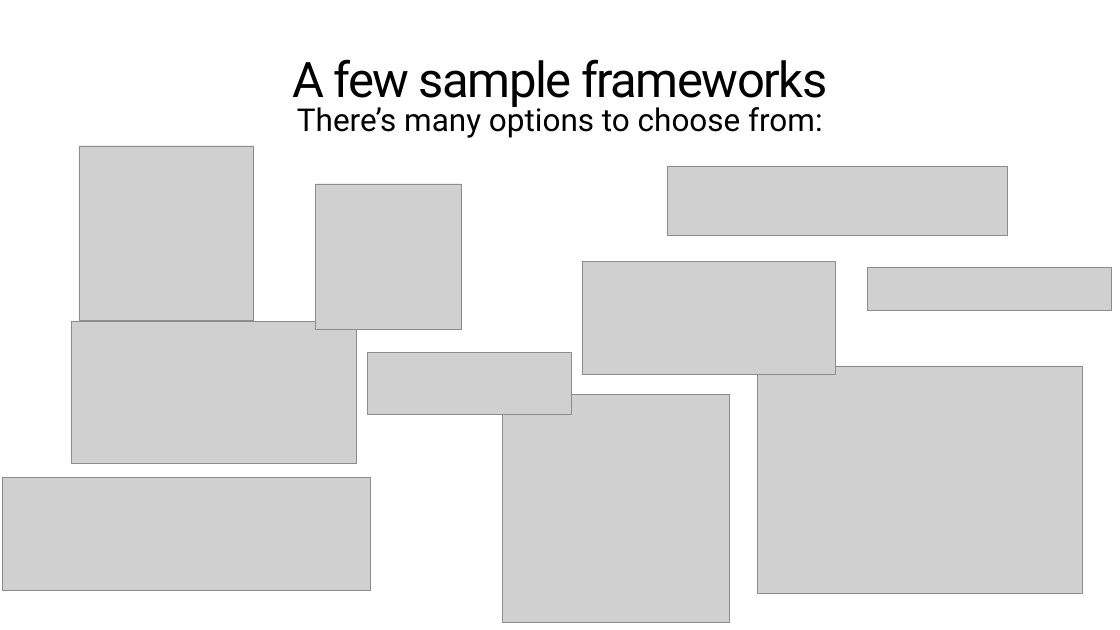
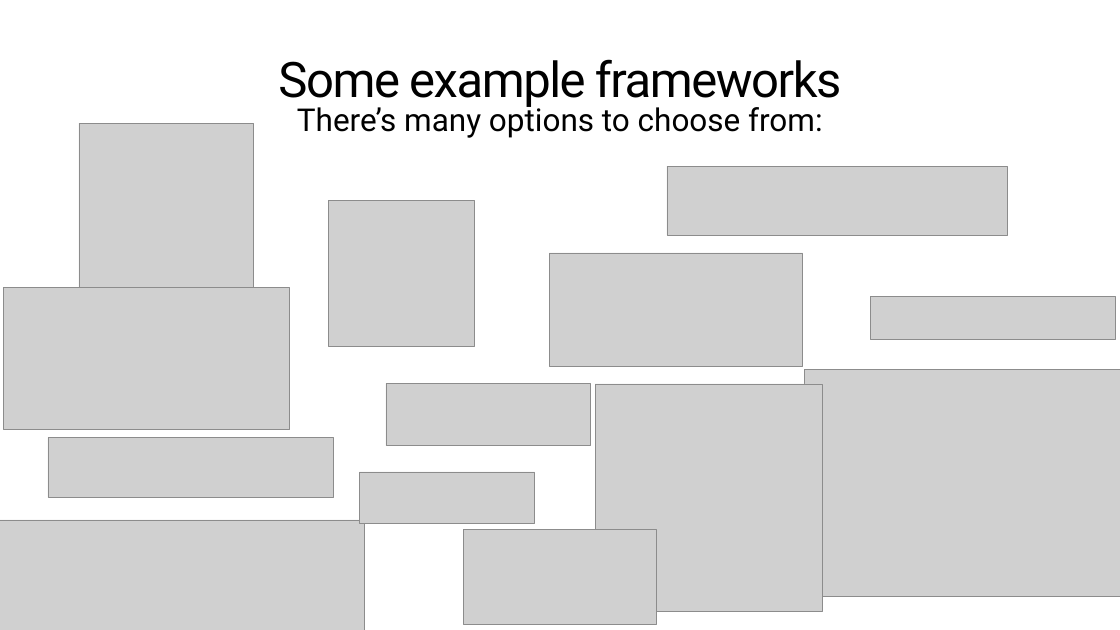
Before and after one commit to tjdev7/reactatx-css-frameworks-samples, a slide deck: slide 9 of presentationslide/CSS-Frameworks-ReactATX-Presentation.pptx. Drawn at 1120x630 pixels with LibreOffice and Linux fonts; fonts in the diff are those of the drawing; grey boxes stand for pictures. Boxes give left, top, right and bottom in pixels: in the first picture for what was removed or moved away, otherwise in the second. Text is boxed around its words. In the diff, an @@ line names an element or a change of style, - is before the commit and + after.

Commit message:
reactatx-css-frameworks-04
- Minor update to presentations
- Added logos from frameworks in a separate folder. For future reference

```diff
--- a/presentationslide/CSS-Frameworks-ReactATX-Presentation.pptx
+++ b/presentationslide/CSS-Frameworks-ReactATX-Presentation.pptx
@@ title at (278, 59, 842, 109): text changed @@
-A few sample frameworks
+Some example frameworks
@@ picture: place and size @@
-picture at (79, 146, 254, 320)
+picture at (79, 123, 254, 298)
@@ picture: place and size @@
-picture at (315, 184, 461, 329)
+picture at (328, 200, 474, 346)
@@ picture: place and size @@
-picture at (582, 261, 835, 375)
+picture at (549, 253, 803, 366)
@@ picture: place and size @@
-picture at (71, 322, 357, 463)
+picture at (4, 287, 289, 429)
@@ picture: place and size @@
-picture at (867, 268, 1112, 310)
+picture at (870, 296, 1115, 339)
@@ picture: place and size @@
-picture at (367, 352, 572, 414)
+picture at (386, 383, 590, 446)
@@ picture: place and size @@
-picture at (502, 395, 729, 622)
+picture at (595, 384, 822, 611)
@@ picture: place and size @@
-picture at (758, 366, 1082, 593)
+picture at (804, 369, 1120, 596)
@@ picture added at (48, 438, 333, 497) @@
@@ picture added at (359, 472, 535, 523) @@
@@ picture: place and size @@
-picture at (2, 477, 370, 590)
+picture at (0, 520, 364, 630)
@@ picture added at (463, 529, 656, 624) @@
```
Also in this commit, not shown: 2 other slides changed, 15 other files.
